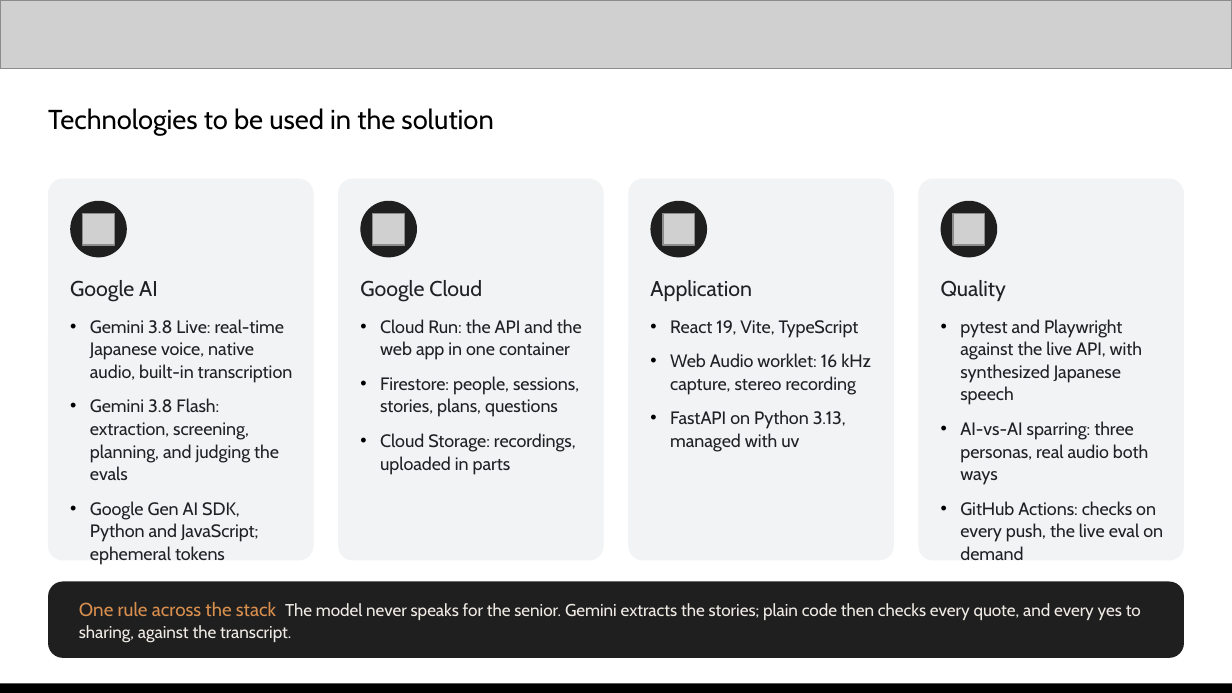
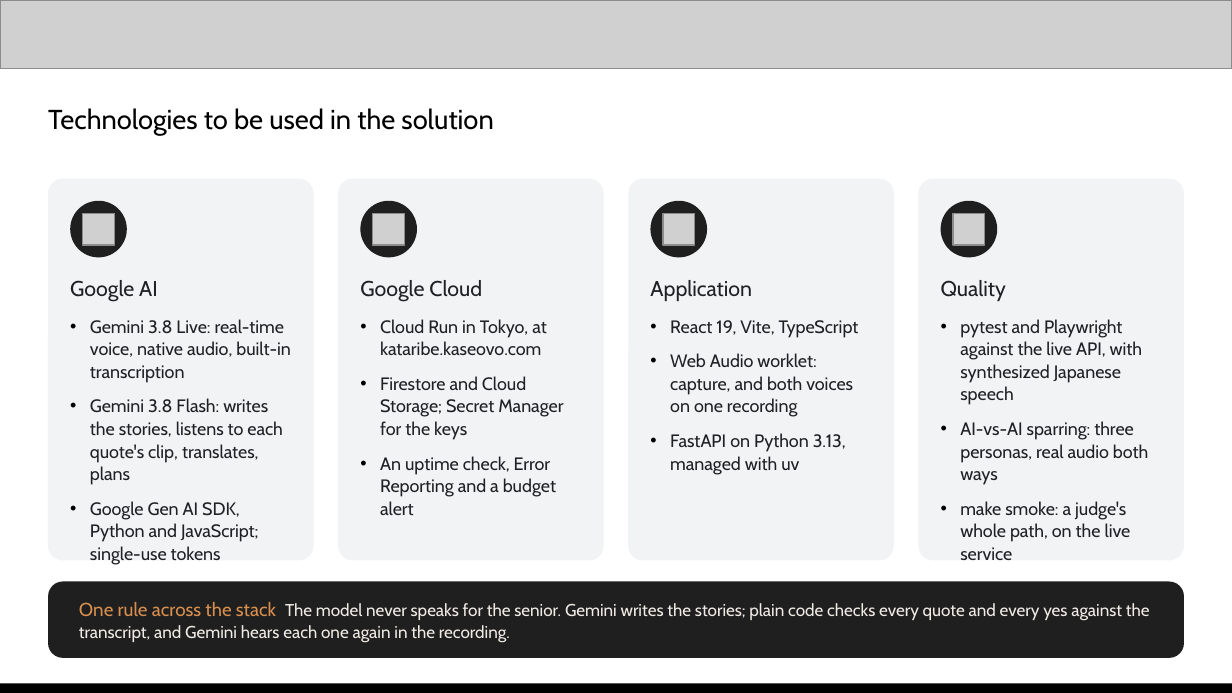
Before and after one commit to kaseovo/kataribe, a slide deck: slide 8 of docs/demo/kataribe-pitch-deck.pptx. Drawn at 1232x693 pixels with LibreOffice and Linux fonts; fonts in the diff are those of the drawing; grey boxes stand for pictures. Boxes give left, top, right and bottom in pixels: in the first picture for what was removed or moved away, otherwise in the second. Text is boxed around its words. In the diff, an @@ line names an element or a change of style, - is before the commit and + after.

```diff
--- a/docs/demo/kataribe-pitch-deck.pptx
+++ b/docs/demo/kataribe-pitch-deck.pptx
@@ text at (90,319,291,565): text changed @@
-• Gemini 3.8 Live: real-time Japanese voice, native audio, built-in transcription
-• Gemini 3.8 Flash: extraction, screening, planning, and judging the evals
-• Google Gen AI SDK, Python and JavaScript; ephemeral tokens
+• Gemini 3.8 Live: real-time voice, native audio, built-in transcription
+• Gemini 3.8 Flash: writes the stories, listens to each quote's clip, translates, plans
+• Google Gen AI SDK, Python and JavaScript; single-use tokens
@@ text at (380,319,563,515): text changed @@
-• Cloud Run: the API and the web app in one container
-• Firestore: people, sessions, stories, plans, questions
-• Cloud Storage: recordings, uploaded in parts
+• Cloud Run in Tokyo, at kataribe.kaseovo.com
+• Firestore and Cloud Storage; Secret Manager for the keys
+• An uptime check, Error Reporting and a budget alert
@@ text at (670,353,853,417): text changed @@
-• Web Audio worklet: 16 kHz capture, stereo recording
+• Web Audio worklet: capture, and both voices on one recording
@@ text at (960,501,1131,560): text changed @@
-• GitHub Actions: checks on every push, the live eval on demand
+• make smoke: a judge's whole path, on the live service
@@ text at (79,602,1150,643): text changed @@
-One rule across the stack The model never speaks for the senior. Gemini extracts the stories; plain code then checks every quote, and every yes to sharing, against the transcript.
+One rule across the stack The model never speaks for the senior. Gemini writes the stories; plain code checks every quote and every yes against the transcript, and Gemini hears each one again in the recording.
```
Also in this commit, not shown: 12 other slides changed, 9 other files.
